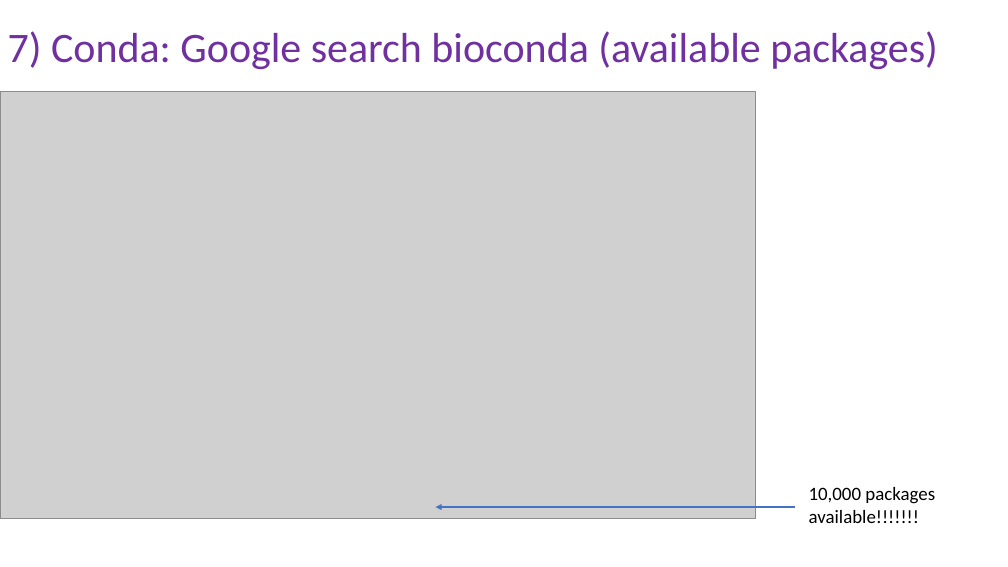
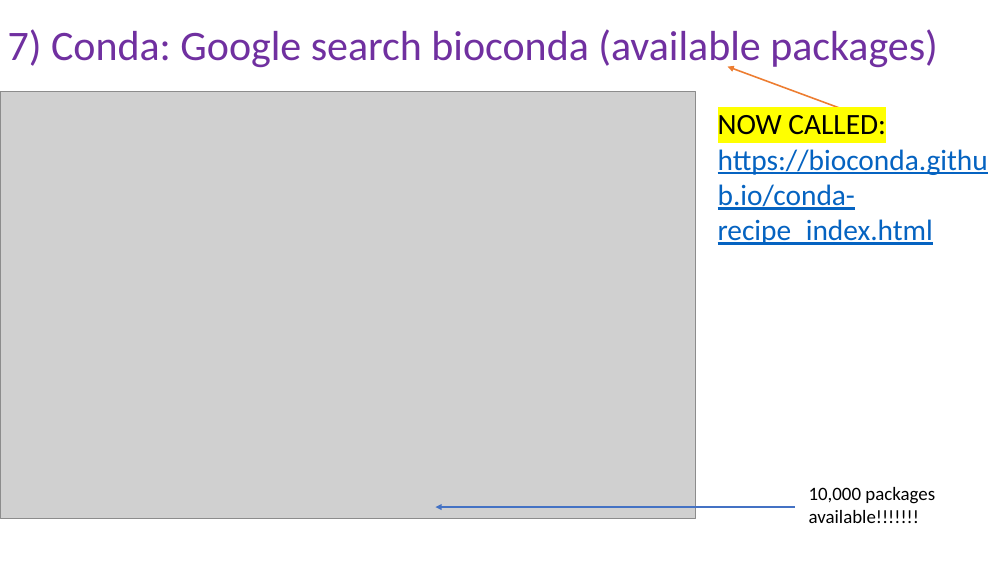
Before and after one commit to peterthorpe5/Sys_admin, a slide deck: slide 4 of cluster_course/powerpoint/7_Conda.pptx. Drawn at 1008x567 pixels with LibreOffice and Linux fonts; fonts in the diff are those of the drawing; grey boxes stand for pictures. Boxes give left, top, right and bottom in pixels: in the first picture for what was removed or moved away, otherwise in the second. Text is boxed around its words. In the diff, an @@ line names an element or a change of style, - is before the commit and + after.

Commit message:
new bioconda packages webpage added

```diff
--- a/cluster_course/powerpoint/7_Conda.pptx
+++ b/cluster_course/powerpoint/7_Conda.pptx
@@ arrow added from (885, 125) to (727, 67), #ED7D31 1.5 pt @@
@@ picture: place and size @@
-picture at (0,91,756,520)
+picture at (0,91,696,520)
@@ text added at (718,115,988,245), 28 pt, text #0563C1, underline @@
+NOW CALLED: https://bioconda.github.io/conda-recipe_index.html
```
Also in this commit, not shown: 2 slides added.
